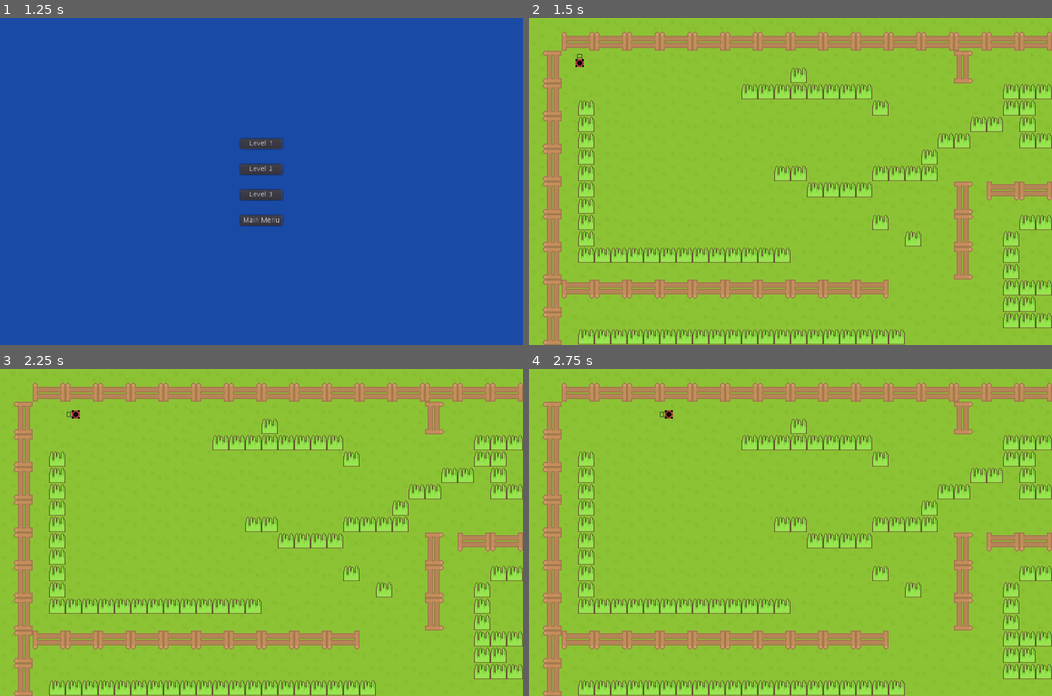
Above: before the commit, frames 1-4 (two rows, left to right).
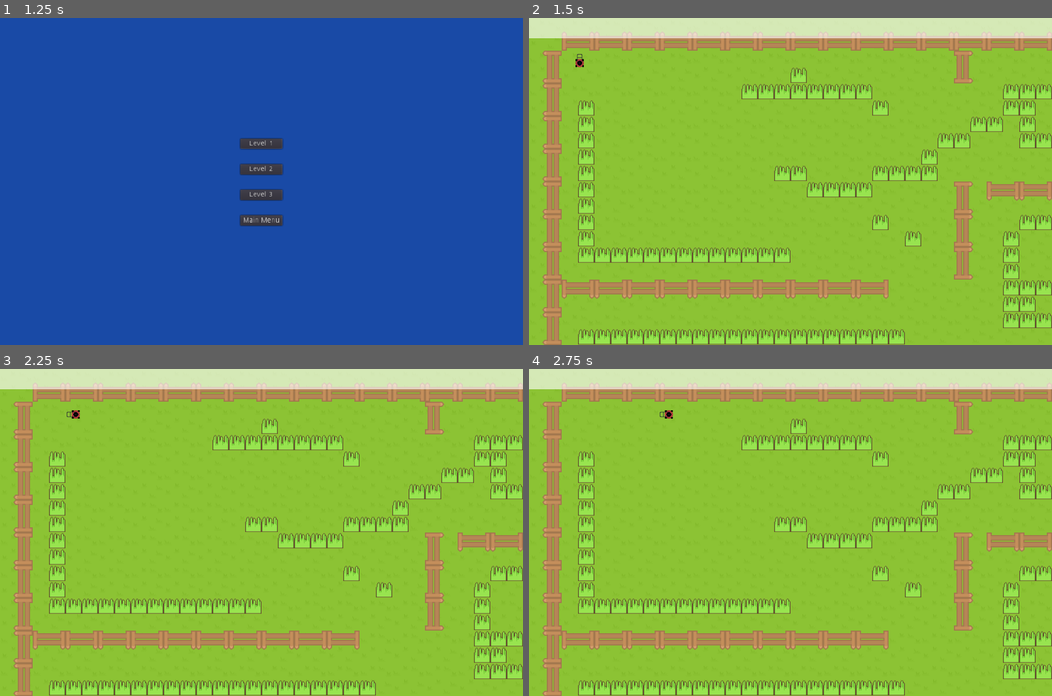
Above: after the commit, the same moments.

Repository: cparlette/haulinggrass
Game: Godot game, scene res://MainMenu.tscn
Two runs of this game, one before a commit and one after it. Both use one fixed random seed, a clock stepped at 60 frames per second and the inputs below.
Inputs:
- Up to frame 1 (1.25 s): click "New Game" at 0.5 s
- Up to frame 2 (1.5 s): click "Level 1" at 1.25 s
- Up to frame 3 (2.25 s): tap Enter at 2 s; hold Right (move_right) from 2.03 s (still down)
- Up to frame 4 (2.75 s): keep holding Right (move_right)

Frame 1 is identical in both runs. In frame 2, 6.2% of the frame differs, in the area x 0-100%, y 0-7%; in frame 3, 6.2%; in frame 4, 6.2%.

Commit message:
Semi-transparent background for HUD

Diff:
--- a/Game.tscn
+++ b/Game.tscn
@@ -30,6 +30,15 @@
 position = Vector2( 98.5895, 88.8462 )
 
 [node name="HUD" type="CanvasLayer" parent="."]
+
+[node name="ColorRect" type="ColorRect" parent="HUD"]
+modulate = Color( 1, 1, 1, 0.639216 )
+anchor_right = 1.0
+margin_right = 40.0
+margin_bottom = 40.0
+__meta__ = {
+"_edit_use_anchors_": false
+}
 
 [node name="TimeElapsed" type="Label" parent="HUD"]
 margin_left = 64.0
